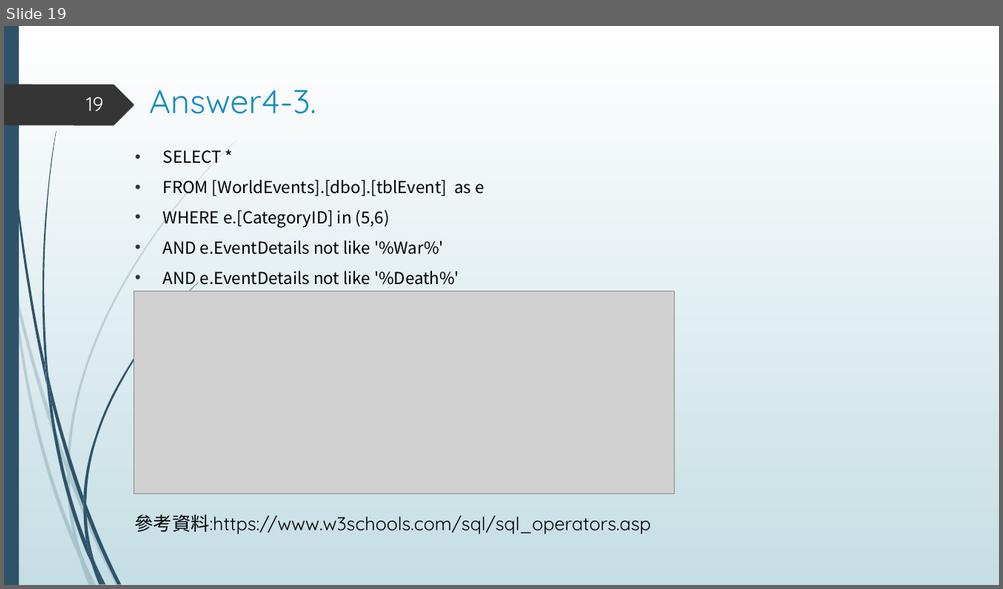
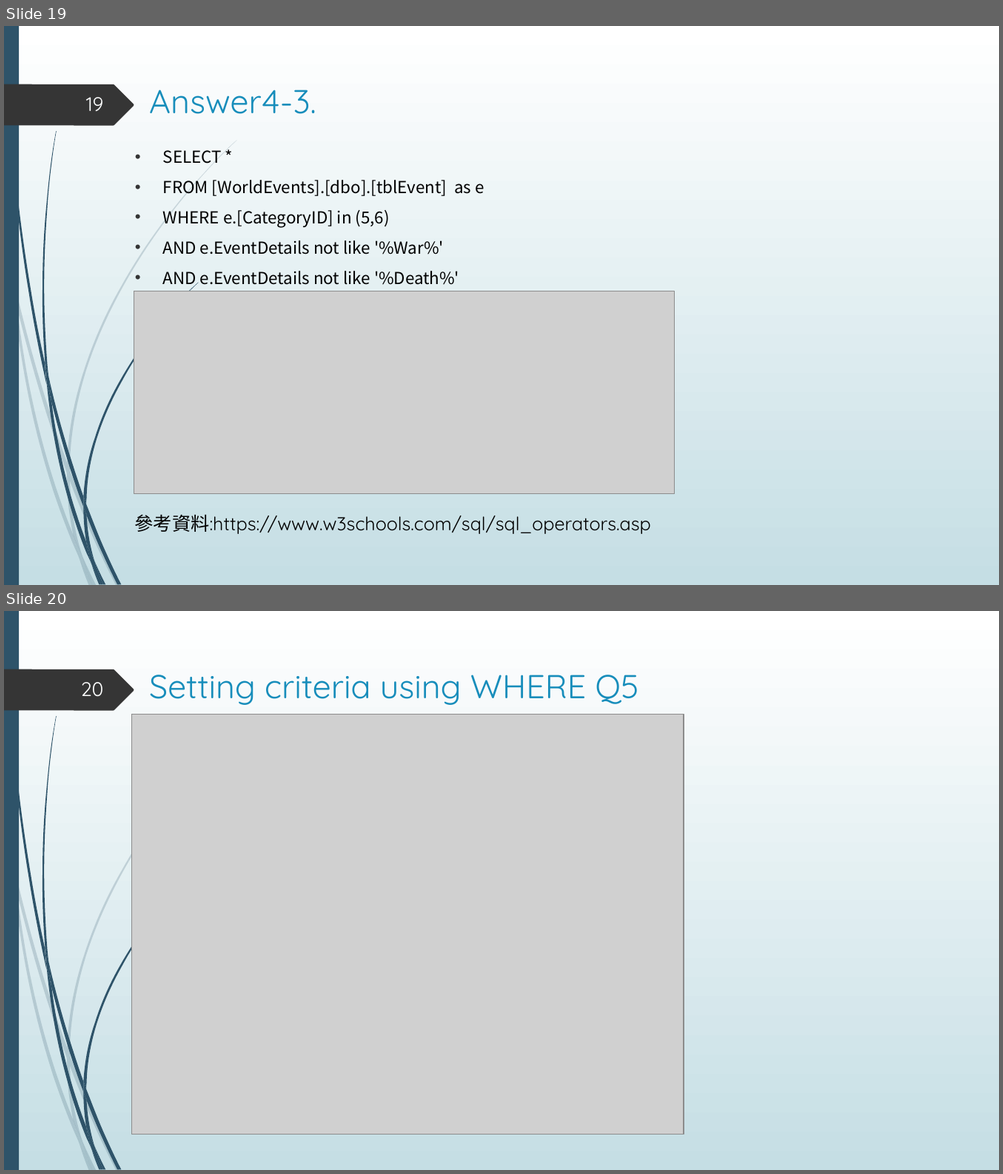
Before and after one commit to hsu0808/mssql-learning-2023-summer, a slide deck: sql answer.pptx. Shown one above the other, each under a label of ours: slide 19 before the commit, slides 19 and 20 after it. The pictures are 1003x589 and 1003x1174 pixels, drawn with LibreOffice and Linux fonts; fonts in the diff are those of the drawing; grey boxes stand for pictures. Boxes give left, top, right and bottom in pixels: in the first picture for what was removed or moved away, otherwise in the second. Text is boxed around its words. In the diff, an @@ line names an element or a change of style, - is before the commit and + after.

```diff
--- a/sql answer.pptx
+++ b/sql answer.pptx
@@ slide 20 added at box(4, 611, 999, 1170), background gradient #FFFFFF to #C5DEE5; not listed: 24 template elements that a slide beside it also shows @@
@@ title added at box(149, 675, 639, 705), 32 pt, text #178DBB @@
+Setting criteria using WHERE Q5
@@ page number added at box(81, 682, 104, 697), 19 pt, text #FEFFFF @@
+20
@@ picture added at box(132, 714, 684, 1134) @@
```
Also in this commit, not shown: 1 other slide added.
